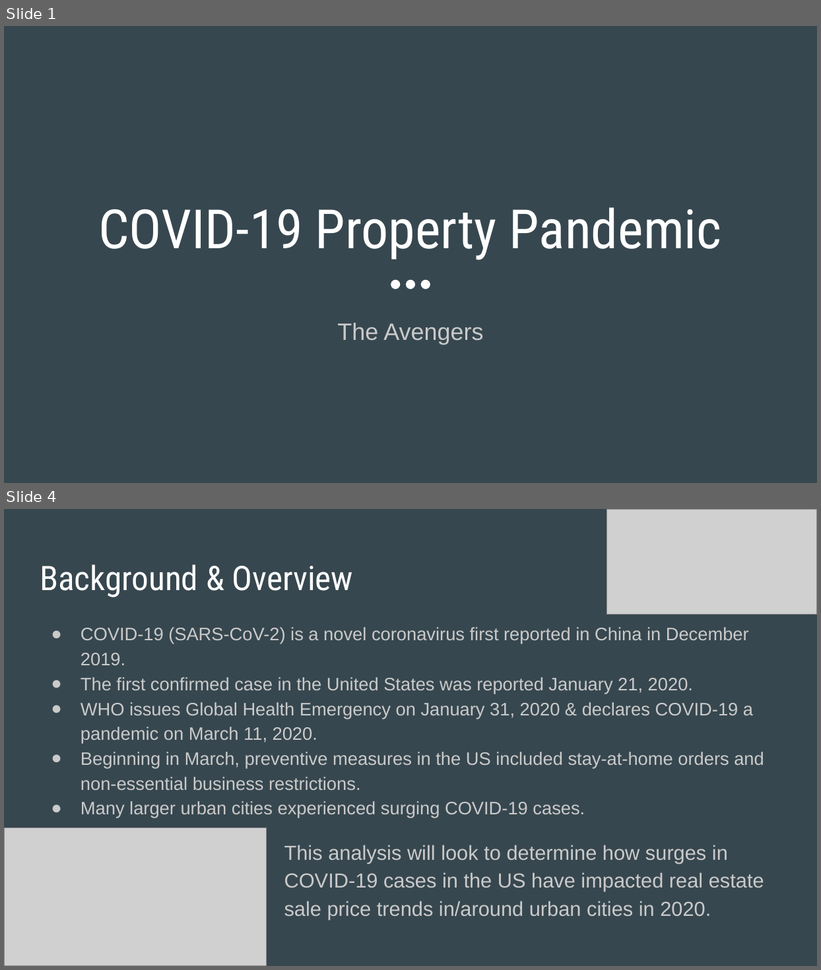
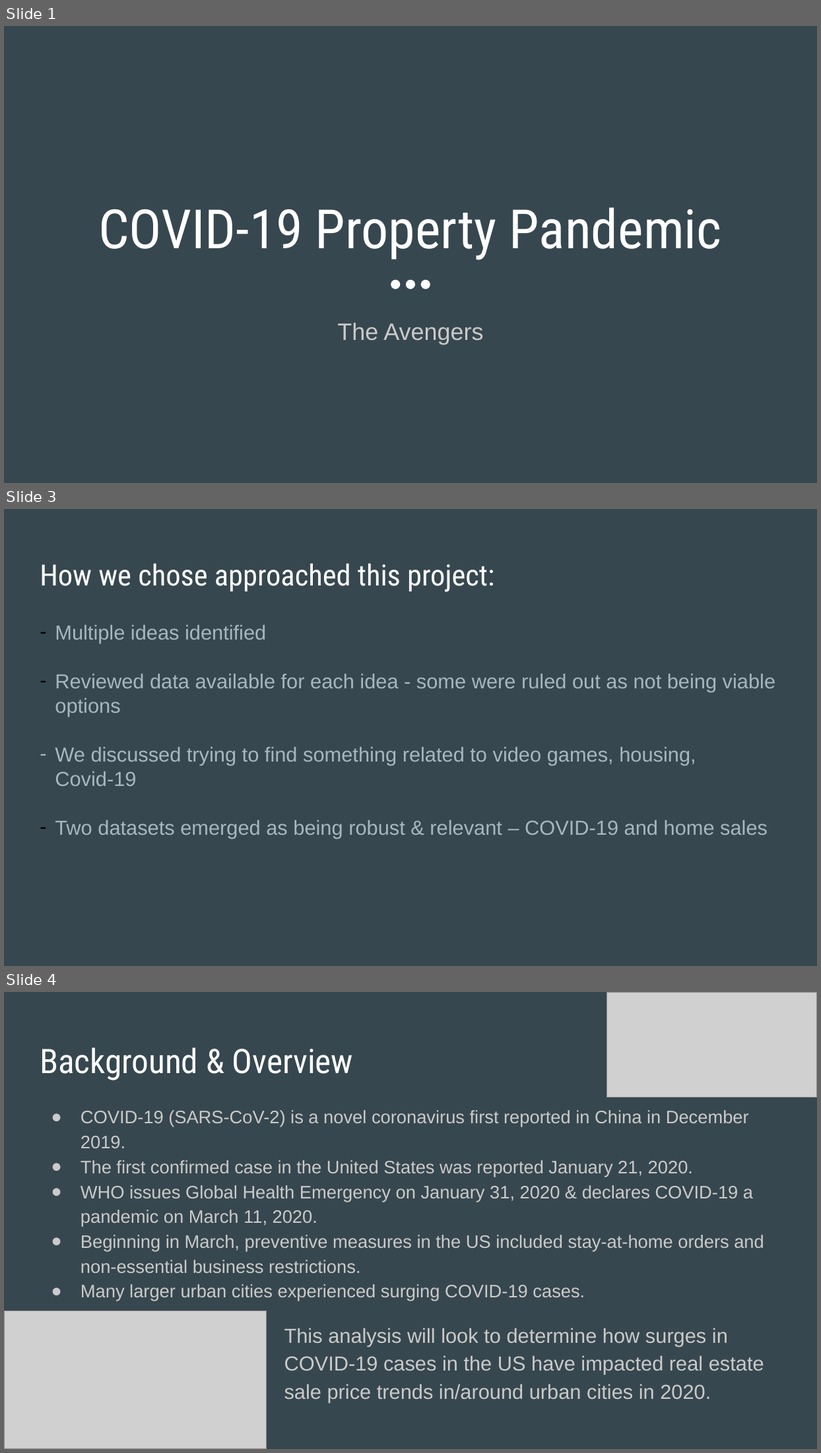
Before and after one commit to Jopinson/COVID19_Property_Pandemic, a slide deck: reports/PresentationSlides 2.0.pptx. Shown one above the other, each under a label of ours: slides 1 and 4 before the commit, slides 1, 3 and 4 after it; the slides between them are not shown. The pictures are 821x970 and 821x1453 pixels, drawn with LibreOffice and Linux fonts; fonts in the diff are those of the drawing; grey boxes stand for pictures. Boxes give left, top, right and bottom in pixels: in the first picture for what was removed or moved away, otherwise in the second. Text is boxed around its words. In the diff, an @@ line names an element or a change of style, - is before the commit and + after.

```diff
--- a/reports/PresentationSlides 2.0.pptx
+++ b/reports/PresentationSlides 2.0.pptx
@@ slide 3 added at [4,509,817,966], background #37474F @@
@@ title added at [40,563,494,592], 26 pt, text #FFFFFF @@
+How we chose approached this project:
@@ text added at [55,625,776,838], 18 pt, text #A6B7C0 @@
+– Multiple ideas identified
+– Reviewed data available for each idea - some were ruled out as not being viable options
+– We discussed trying to find something related to video games, housing, Covid-19
+– Two datasets emerged as being robust & relevant – COVID-19 and home sales
```
Also in this commit, not shown: 8 slides changed, 4 other slides added.
